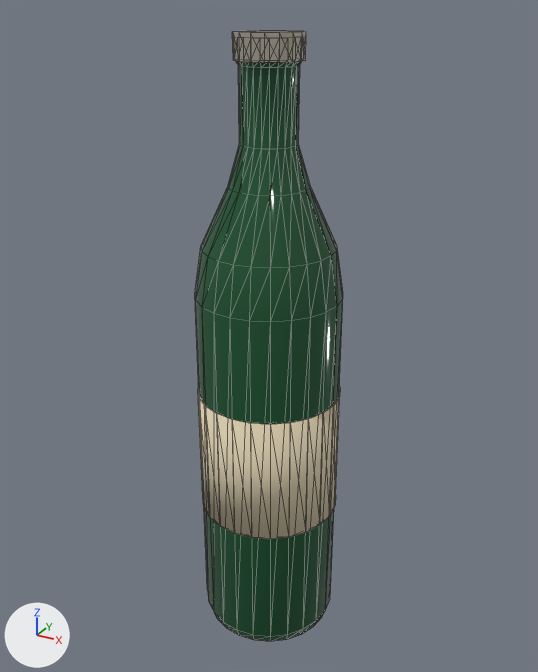
Two versions of the glTF model assets/models/kitchen/kitchen_bottle.glb, one commit apart.
The view is the same before and after, from a 50 mm lens placed at (0.173, -0.315, 0.333), pointed at (-0.003, 0.004, 0.174). Arrows for +X, +Y and +Z are at lower left; the lights stay in place. The picture after the commit comes second. Mesh edges are drawn as thin lines. Vertices at exactly the same position are counted once.

Names of what the first picture shows: 'kitchen_bottle'.
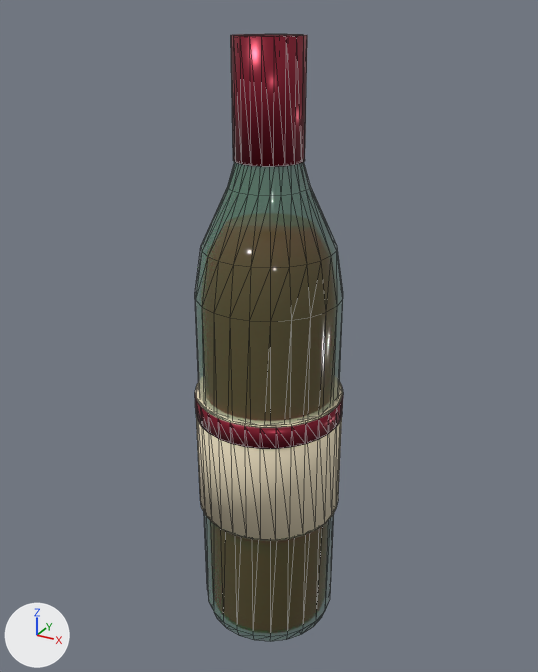
What differs and where, as boxes [x1, y1, x2, y2] in the pictures (538 x 672 px):
'kitchen_bottle', recoloured, surface changed, reshaped: before [195, 30, 343, 642]; after [195, 34, 343, 642]
part 1 of me_bottle, added: after [195, 382, 343, 541]
part 2 of me_bottle, added: after [195, 394, 343, 449]
part 3 of me_bottle, added: after [231, 34, 307, 167]
part 4 of me_bottle, rebuilt (not visible afterwards): before [198, 387, 340, 539]
part 5 of me_bottle, deleted: before [232, 30, 306, 62]

Diff of the bpy script that builds the scene:
```diff
--- a/assets/models/kitchen/kitchen_bottle.glb.py
+++ b/assets/models/kitchen/kitchen_bottle.glb.py
@@ mat_bottlegreen @@
 mat_bottlegreen = principled_material('BottleGreen')
-mat_bottlegreen.base_color = (0.01, 0.09, 0.03)  # dark green #195530
+mat_bottlegreen.base_color = (0.05, 0.25, 0.08)  # green #3f8950
 mat_bottlegreen.roughness = 0.08
+mat_bottlegreen.alpha = 0.35
@@ mat_bottlefoil @@
+mat_bottlefoil = principled_material('BottleFoil')
+mat_bottlefoil.base_color = (0.25, 0.01, 0.03)  # red #891930
+mat_bottlefoil.metallic = 0.6
+mat_bottlefoil.roughness = 0.3
@@ mat_darkwine @@
+mat_darkwine = principled_material('DarkWine')
+mat_darkwine.base_color = (0.2, 0.005, 0.02)  # dark red #7c1027
+mat_darkwine.roughness = 0.1
@@ me_bottle @@
 # used by ob_kitchen_bottle; location = (0.0, 0.0, 0.0)
-me_bottle.from_pydata(...)  # 344 vertices, 676 faces; spans x -0.038..0.038, y -0.038..0.038, z 0.0..0.324
+me_bottle.from_pydata(...)  # 600 vertices, 1180 faces; spans x -0.04..0.04, y -0.04..0.04, z 0.0..0.322
+# me_bottle part 1: a new loose piece, a 32-sided cylinder along z spanning x -0.04..0.04, y -0.04..0.04, z 0.075..0.145, in mat_bottlelabel (beige #e7dabc)
+# me_bottle part 2: a new loose piece, a 32-sided cylinder along z spanning x -0.04..0.04, y -0.04..0.04, z 0.132..0.144, in mat_bottlefoil (red #891930)
+# me_bottle part 3: a new loose piece, a 20-sided cylinder along z spanning x -0.017..0.017, y -0.017..0.017, z 0.267..0.322, in mat_bottlefoil (red #891930)
+# me_bottle part 4: the loose piece of 48 vertices spanning x -0.038..0.038, y -0.038..0.038, z 0.075..0.145 is rebuilt with 168 vertices and now spans x -0.035..0.035, y -0.035..0.035, z 0.004..0.236, in mat_darkwine (dark red #7c1027)
+# me_bottle part 5: the loose piece of 32 vertices spanning x -0.016..0.016, y -0.016..0.016, z 0.312..0.324 is deleted
 me_bottle.materials.append(mat_bottlegreen)
 me_bottle.materials.append(mat_bottlelabel)
-me_bottle.materials.append(mat_bottlecap)  # light grey #cbc4b3
+me_bottle.materials.append(mat_darkwine)  # dark red #7c1027
+me_bottle.materials.append(mat_bottlefoil)  # red #891930
```
